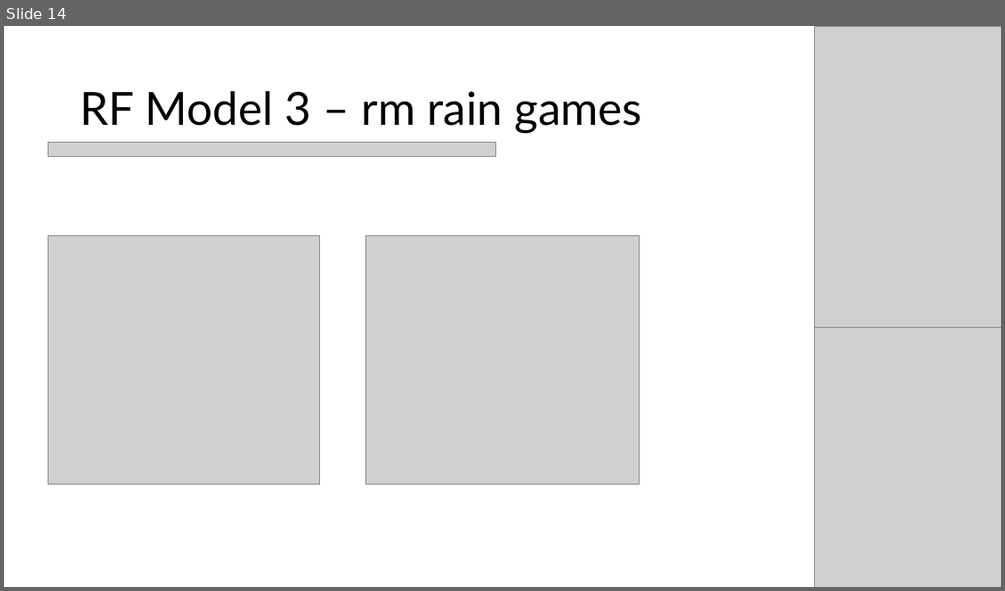
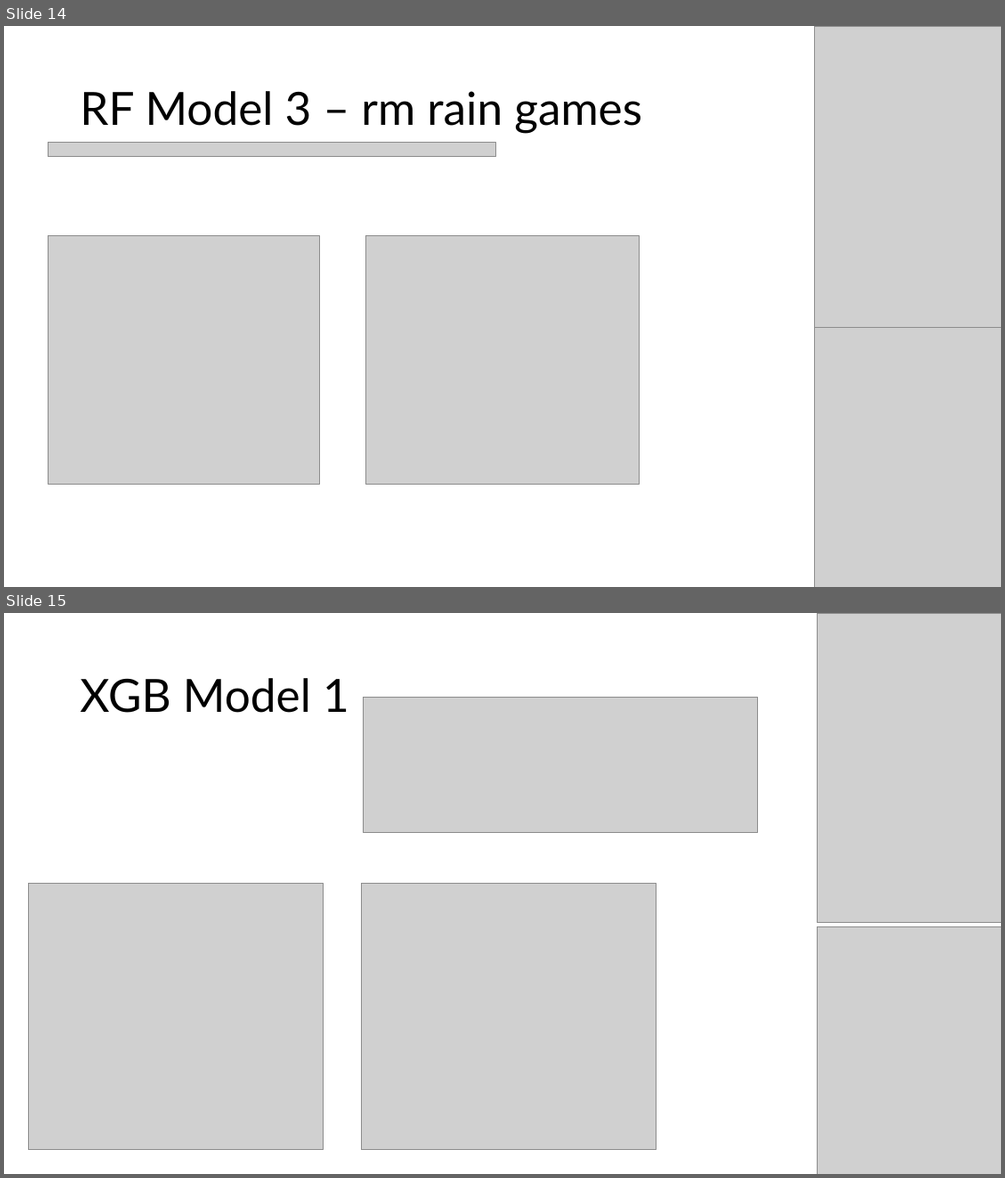
Before and after one commit to Dilan-De-Silva/Big-Bash-Fantasy-AI-v2, a slide deck: strategy/BBL Fantasy AI v2 Strategy & Planning.pptx. Shown one above the other, each under a label of ours: slide 14 before the commit, slides 14 and 15 after it. The pictures are 1005x591 and 1005x1178 pixels, drawn with LibreOffice and Linux fonts; fonts in the diff are those of the drawing; grey boxes stand for pictures. Boxes give left, top, right and bottom in pixels: in the first picture for what was removed or moved away, otherwise in the second. Text is boxed around its words. In the diff, an @@ line names an element or a change of style, - is before the commit and + after.

```diff
--- a/strategy/BBL Fantasy AI v2 Strategy & Planning.pptx
+++ b/strategy/BBL Fantasy AI v2 Strategy & Planning.pptx
@@ slide 15 added at [4, 613, 1001, 1174], background #FFFFFF @@
@@ picture added at [817, 613, 1001, 923] @@
@@ title added at [80, 678, 349, 713], 44 pt, text #000000 @@
+XGB Model 1
@@ picture added at [364, 697, 758, 832] @@
@@ picture added at [28, 883, 323, 1150] @@
@@ picture added at [362, 883, 656, 1150] @@
@@ picture added at [817, 927, 1001, 1174] @@
```
Also in this commit, not shown: 4 other files.
